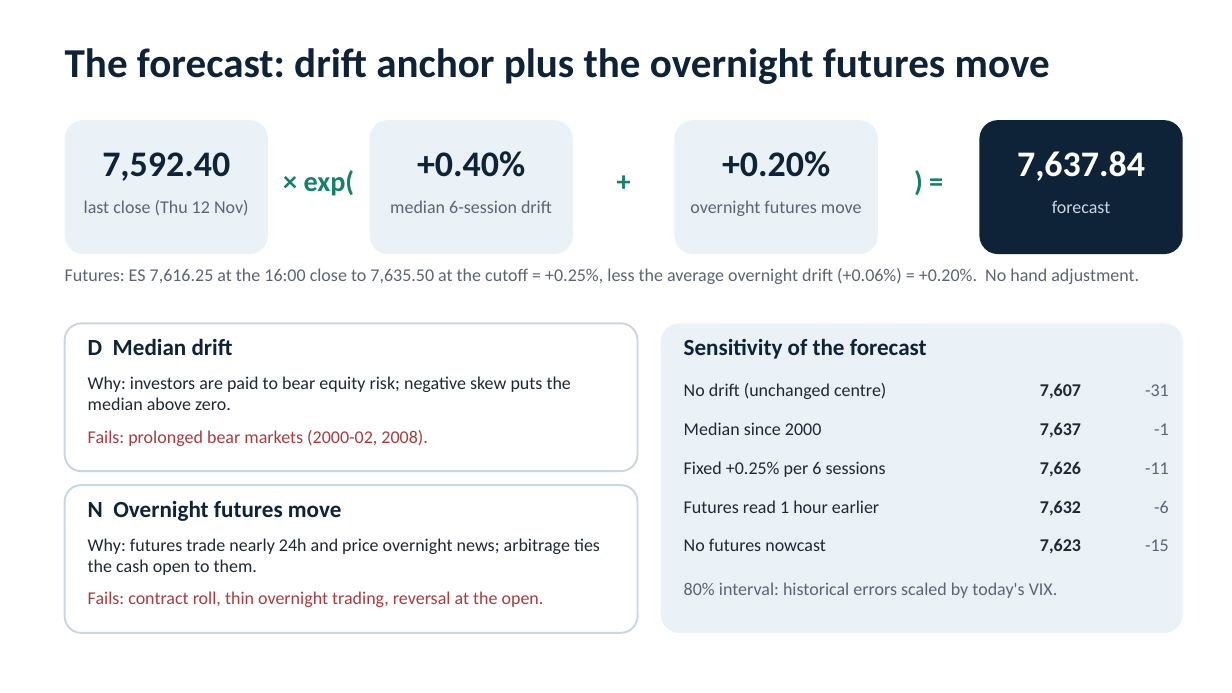
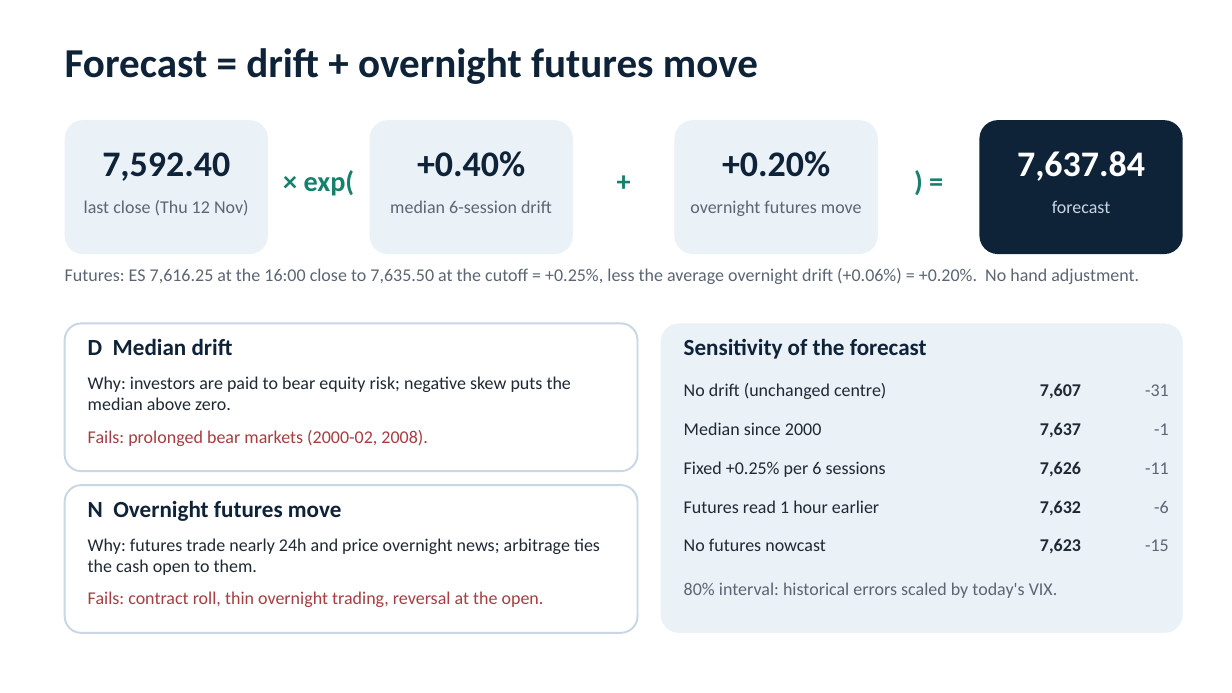
Before and after one commit to antoniohede-ai/ifte0007-group9-sp500-forecast, a slide deck: slide 3 of report/slides_final.pptx. Drawn at 1232x693 pixels with LibreOffice and Linux fonts; fonts in the diff are those of the drawing. Boxes give left, top, right and bottom in pixels: in the first picture for what was removed or moved away, otherwise in the second. Text is boxed around its words. In the diff, an @@ line names an element or a change of style, - is before the commit and + after.

```diff
--- a/report/slides_final.pptx
+++ b/report/slides_final.pptx
@@ text at [65, 48, 758, 84]: text changed @@
-The forecast: drift anchor plus the overnight futures move
+Forecast = drift + overnight futures move
```
Also in this commit, not shown: 4 other slides changed, 12 other files.
